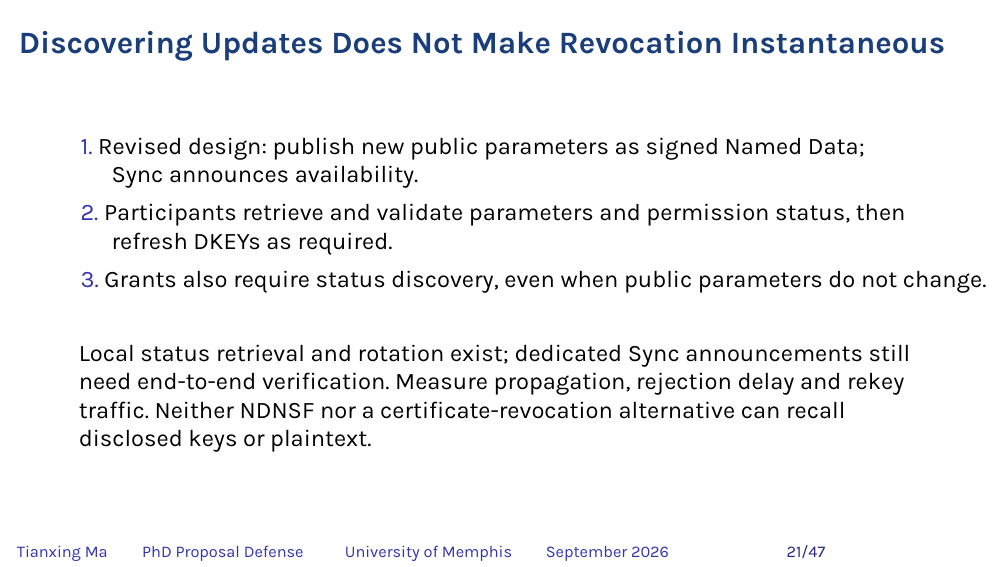
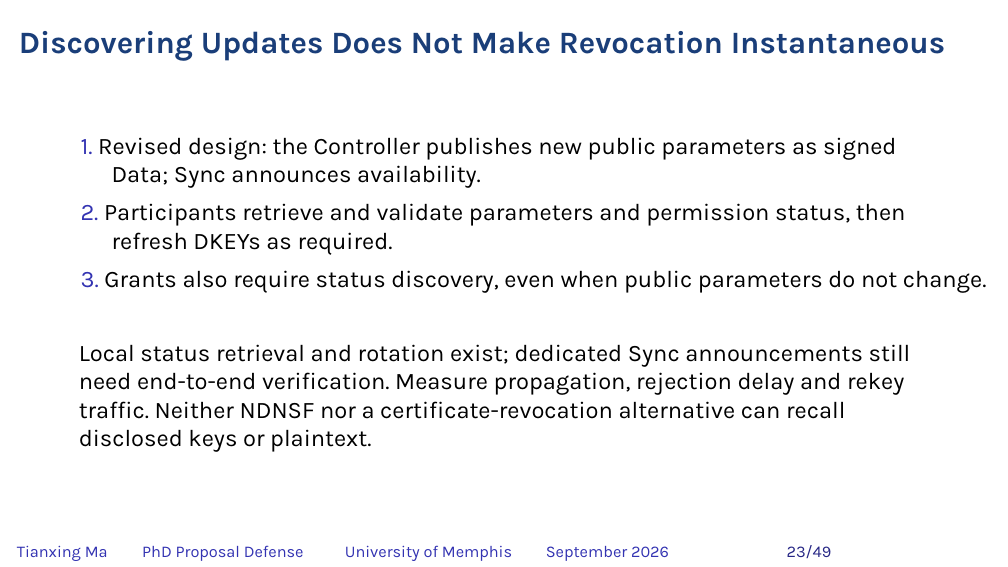
Before and after one commit to matianxing1992/NDN_Service_Framework, a slide deck: slide 23 of docs/PAPER/proposal-defense/slides/NDNSF_proposal_hybrid_editable.pptx (slide 21 before the commit). Drawn at 1008x567 pixels with LibreOffice and Linux fonts; fonts in the diff are those of the drawing; background and template pictures are left out. Boxes give left, top, right and bottom in pixels: in the first picture for what was removed or moved away, otherwise in the second. Text is boxed around its words. In the diff, an @@ line names an element or a change of style, - is before the commit and + after.

```diff
--- a/docs/PAPER/proposal-defense/slides/NDNSF_proposal_hybrid_editable.pptx
+++ b/docs/PAPER/proposal-defense/slides/NDNSF_proposal_hybrid_editable.pptx
@@ text at (81, 137, 896, 188): text changed @@
-1. Revised design: publish new public parameters as signed Named Data; Sync announces availability.
+1. Revised design: the Controller publishes new public parameters as signed Data; Sync announces availability.
@@ text at (787, 545, 832, 558): text changed @@
-21/47
+23/49
```
Also in this commit, not shown: 45 other slides changed, 2 slides added, 31 other files.
